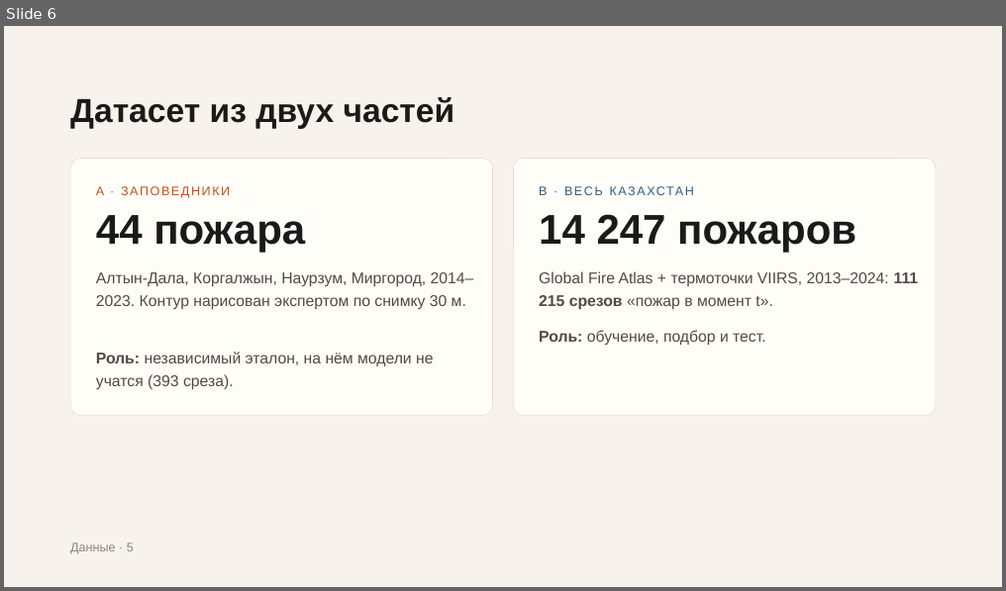
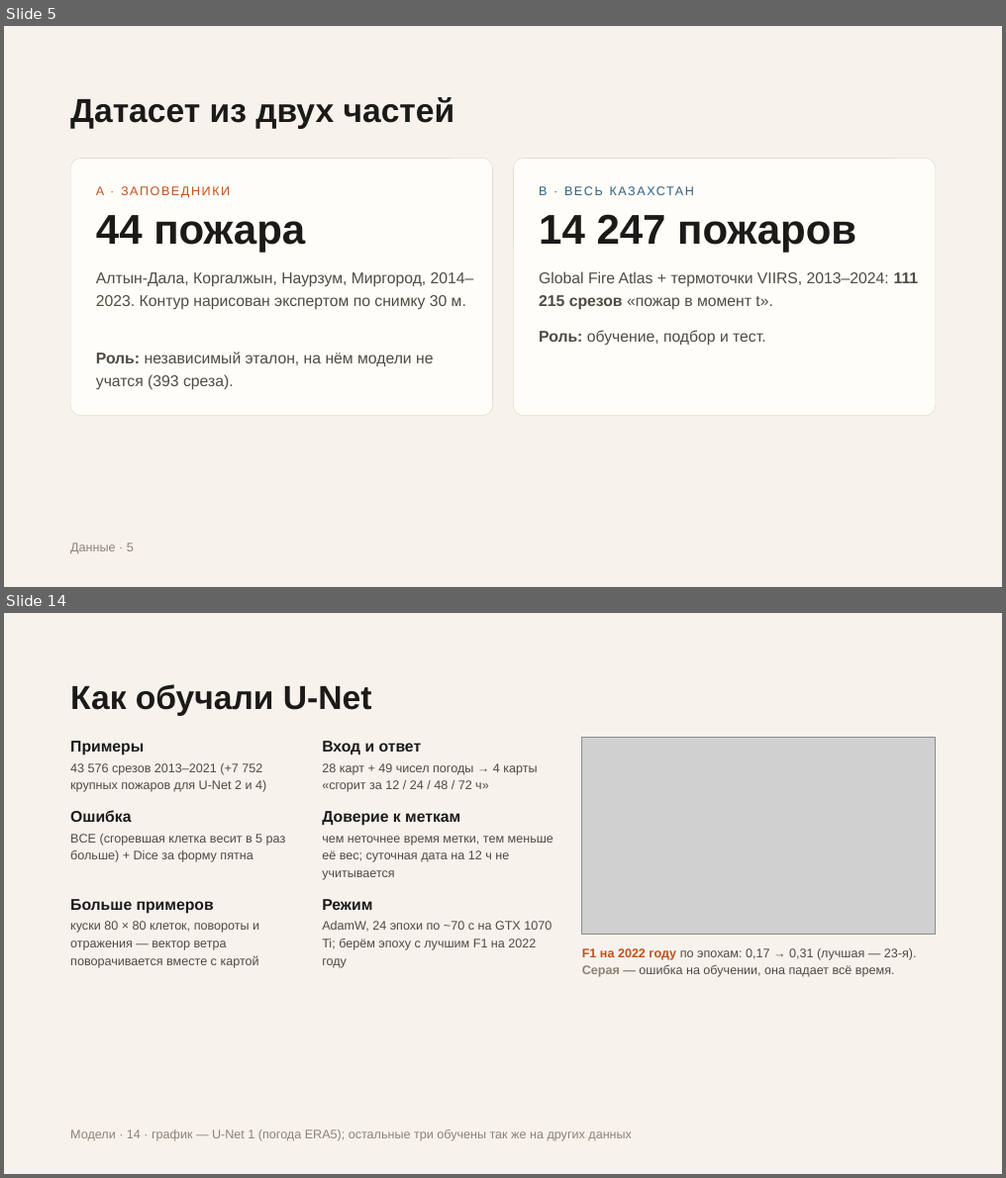
Before and after one commit to Bekabaev/fire_proj, a slide deck: presentation/presentation_editable.pptx. Shown one above the other, each under a label of ours: slide 6 before the commit, slides 5 and 14 after it; the slides between them are not shown. The pictures are 1006x591 and 1006x1178 pixels, drawn with LibreOffice and Linux fonts; fonts in the diff are those of the drawing; grey boxes stand for pictures. Boxes give left, top, right and bottom in pixels: in the first picture for what was removed or moved away, otherwise in the second. Text is boxed around its words. In the diff, an @@ line names an element or a change of style, - is before the commit and + after.

```diff
--- a/presentation/presentation_editable.pptx
+++ b/presentation/presentation_editable.pptx
@@ slide 14 added at box(4, 613, 1002, 1174), background #F7F3EC @@
@@ text added at box(70, 684, 372, 716), 32 pt, text #1B1A18, bold @@
+Как обучали U-Net
@@ text added at box(70, 741, 144, 756), 15 pt, text #1B1A18, bold @@
+Примеры
@@ text added at box(322, 741, 422, 755), 15 pt, text #1B1A18, bold @@
+Вход и ответ
@@ picture added at box(582, 738, 936, 935) @@
@@ text added at box(70, 763, 266, 792), 12 pt, text #4F4A43 @@
+43 576 срезов 2013–2021 (+7 752 крупных пожаров для U-Net 2 и 4)
@@ text added at box(322, 763, 537, 792), 12 pt, text #4F4A43 @@
+28 карт + 49 чисел погоды → 4 карты «сгорит за 12 / 24 / 48 / 72 ч»
@@ text added at box(70, 810, 131, 822), 15 pt, text #1B1A18, bold @@
+Ошибка
@@ text added at box(322, 811, 460, 826), 15 pt, text #1B1A18, bold @@
+Доверие к меткам
@@ text added at box(70, 834, 286, 862), 12 pt, text #4F4A43 @@
+BCE (сгоревшая клетка весит в 5 раз больше) + Dice за форму пятна
@@ text added at box(322, 836, 553, 880), 12 pt, text #4F4A43 @@
+чем неточнее время метки, тем меньше её вес; суточная дата на 12 ч не учитывается
@@ text added at box(70, 899, 214, 914), 15 pt, text #1B1A18, bold @@
+Больше примеров
@@ text added at box(322, 899, 372, 910), 15 pt, text #1B1A18, bold @@
+Режим
@@ text added at box(70, 921, 259, 968), 12 pt, text #4F4A43 @@
+куски 80 × 80 клеток, повороты и отражения — вектор ветра поворачивается вместе с картой
@@ text added at box(322, 921, 551, 968), 12 pt, text #4F4A43 @@
+AdamW, 24 эпохи по ~70 с на GTX 1070 Ti; берём эпоху с лучшим F1 на 2022 году
@@ text added at box(582, 949, 917, 977), 12 pt, text #4F4A43 @@
+F1 на 2022 году по эпохам: 0,17 → 0,31 (лучшая — 23-я). Серая — ошибка на обучении, она падает всё время.
@@ text added at box(70, 1130, 632, 1142), 12 pt, text #8C8377 @@
+Модели · 14 · график — U-Net 1 (погода ERA5); остальные три обучены так же на других данных
@@ what was slide 6 is now slide 5 @@
```
Also in this commit, not shown: 15 slides changed, 8 other slides added, 1 slide removed, 24 other files.
